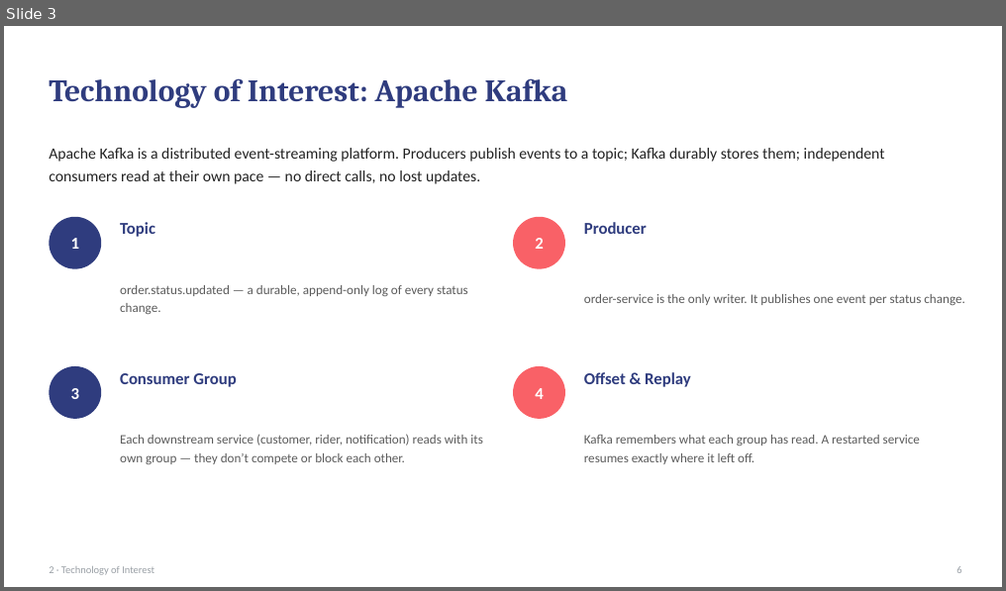
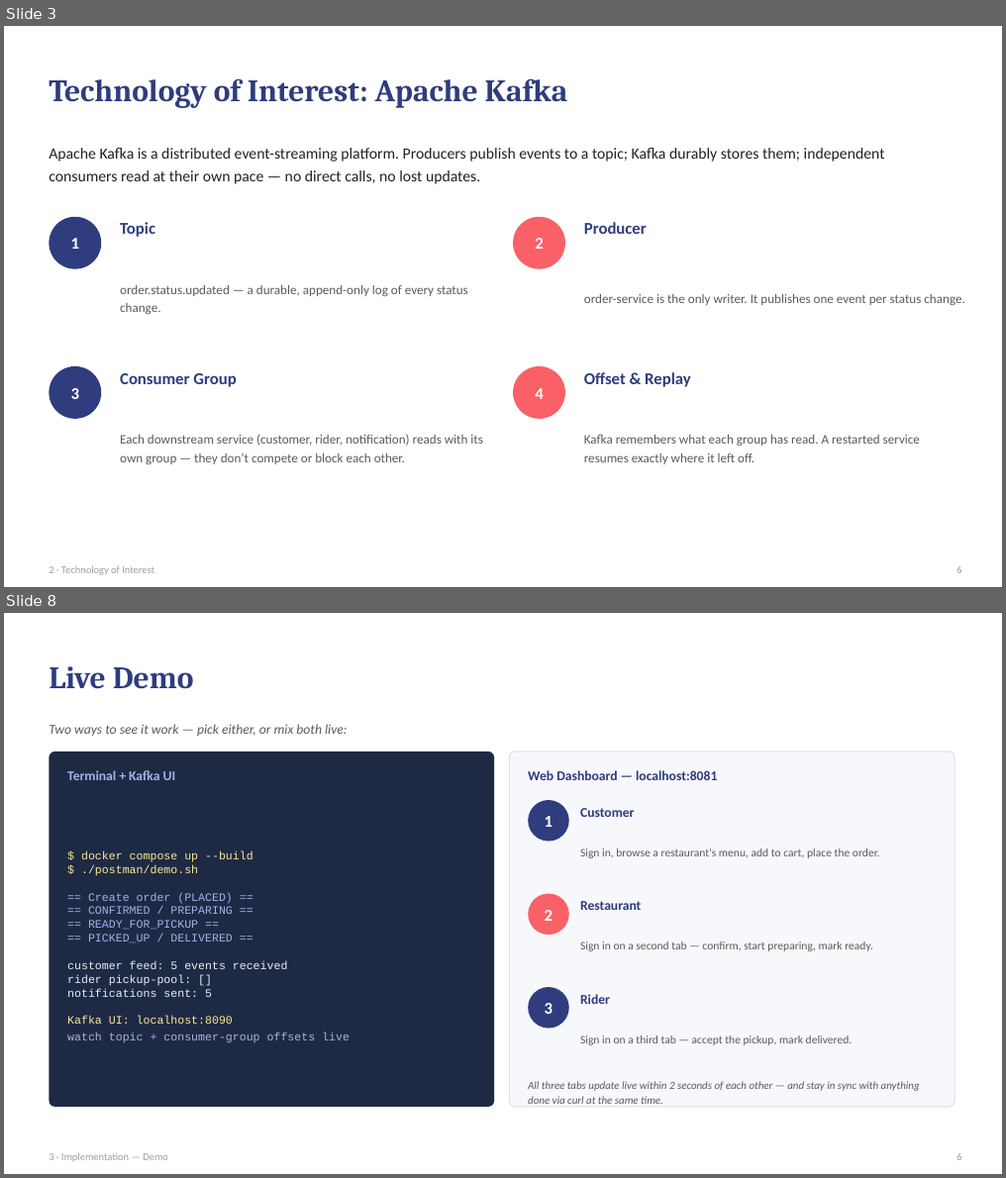
Before and after one commit to ZION-2005/Project2-Kafka-FoodDelivery, a slide deck: presentation/Project2-Kafka-FoodDelivery-Presentation.pptx. Shown one above the other, each under a label of ours: slide 3 before the commit, slides 3 and 8 after it; the slides between them are not shown. The pictures are 1006x591 and 1006x1178 pixels, drawn with LibreOffice and Linux fonts; fonts in the diff are those of the drawing. Boxes give left, top, right and bottom in pixels: in the first picture for what was removed or moved away, otherwise in the second. Text is boxed around its words. In the diff, an @@ line names an element or a change of style, - is before the commit and + after.

```diff
--- a/presentation/Project2-Kafka-FoodDelivery-Presentation.pptx
+++ b/presentation/Project2-Kafka-FoodDelivery-Presentation.pptx
@@ slide 8 added at bbox=[4, 613, 1002, 1174], background #FFFFFF @@
@@ text added at bbox=[49, 666, 194, 689], 30 pt, text #2F3C7E, bold @@
+Live Demo
@@ text added at bbox=[49, 724, 347, 736], 13 pt, text #5B5B5B, italic @@
+Two ways to see it work — pick either, or mix both live:
@@ rounded rectangle added at bbox=[49, 752, 494, 1107], fill #1E2A44 @@
@@ rounded rectangle added at bbox=[509, 752, 954, 1107], fill #F7F8FC, outline #DADFEE 1 pt @@
@@ text added at bbox=[67, 770, 176, 780], 13 pt, text #9FB3E8, bold @@
+Terminal + Kafka UI
@@ text added at bbox=[528, 770, 717, 780], 13 pt, text #2F3C7E, bold @@
+Web Dashboard — localhost:8081
@@ ellipse added at bbox=[528, 800, 569, 842], fill #2F3C7E @@
@@ text added at bbox=[545, 816, 552, 827], 16 pt, text #FFFFFF, bold @@
+1
@@ text added at bbox=[580, 808, 634, 817], 13 pt, text #2F3C7E, bold @@
+Customer
@@ text added at bbox=[580, 849, 880, 859], 11 pt, text #5B5B5B @@
+Sign in, browse a restaurant's menu, add to cart, place the order.
@@ text added at bbox=[67, 852, 350, 1044], 11 pt, text #9FB3E8 @@
+$ docker compose up --build
+$ ./postman/demo.sh
+== Create order (PLACED) ==
+== CONFIRMED / PREPARING ==
+== READY_FOR_PICKUP ==
+== PICKED_UP / DELIVERED ==
+customer feed: 5 events received
+rider pickup-pool: []
+notifications sent: 5
+Kafka UI: localhost:8090
+watch topic + consumer-group offsets live
@@ ellipse added at bbox=[528, 894, 569, 935], fill #F96167 @@
@@ text added at bbox=[580, 901, 641, 910], 13 pt, text #2F3C7E, bold @@
+Restaurant
@@ text added at bbox=[545, 910, 552, 921], 16 pt, text #FFFFFF, bold @@
+2
@@ text added at bbox=[580, 942, 873, 952], 11 pt, text #5B5B5B @@
+Sign in on a second tab — confirm, start preparing, mark ready.
@@ ellipse added at bbox=[528, 987, 569, 1029], fill #2F3C7E @@
@@ text added at bbox=[580, 994, 610, 1004], 13 pt, text #2F3C7E, bold @@
+Rider
@@ text added at bbox=[545, 1003, 552, 1014], 16 pt, text #FFFFFF, bold @@
+3
@@ text added at bbox=[580, 1036, 852, 1046], 11 pt, text #5B5B5B @@
+Sign in on a third tab — accept the pickup, mark delivered.
@@ text added at bbox=[528, 1081, 920, 1104], 10.5 pt, text #5B5B5B, italic @@
+All three tabs update live within 2 seconds of each other — and stay in sync with anything done via curl at the same time.
@@ text added at bbox=[49, 1154, 168, 1161], 10 pt, text #9AA0A6 @@
+3 · Implementation — Demo
@@ text added at bbox=[956, 1154, 961, 1160], 10 pt, text #9AA0A6 @@
+6
```
Also in this commit, not shown: 6 slides changed, 1 slide removed.
